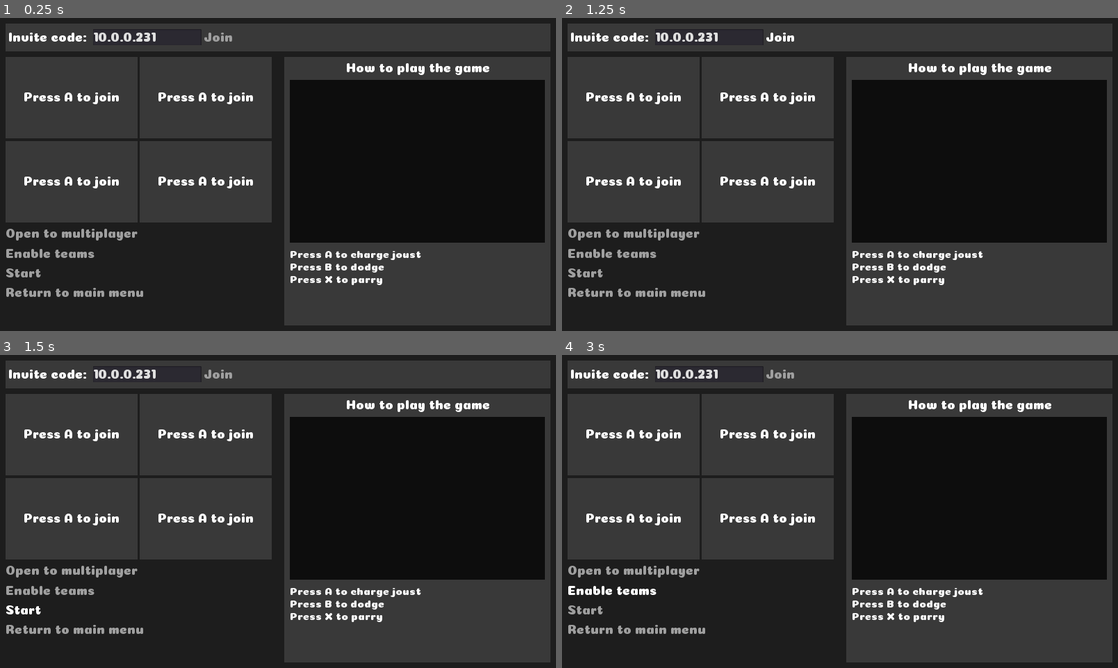
Above: before the commit, frames 1-4 (two rows, left to right).
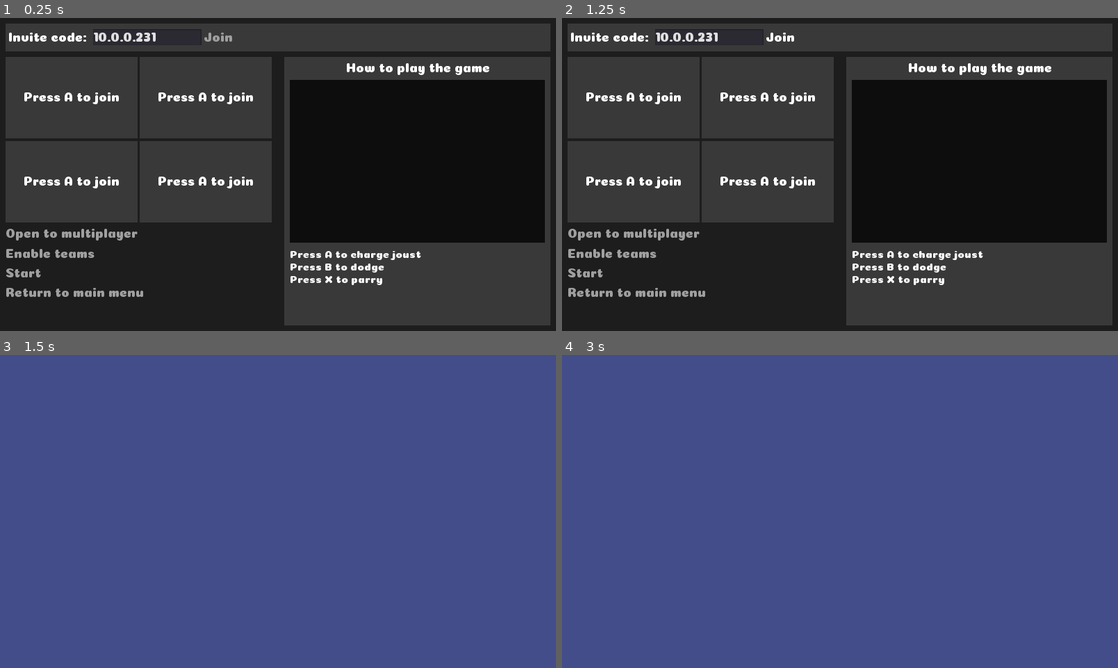
Above: after the commit, the same moments.

Repository: Lunatic-Games/turtle-jousting
Game: Godot game, scene res://ui/lobby/lobby.tscn
Same seed, same stepped clock (60 frames per second), same inputs: the game is played once before the commit and once after it.
Inputs (mouse positions are in pixels of both pictures, inside the frame that each line leads up to):
- Up to frame 1 (0.25 s): no input
- Up to frame 2 (1.25 s): click "Join" at 0.5 s
- Up to frame 3 (1.5 s): click "Start" at 1.25 s
- Up to frame 4 (3 s): click (584, 611) at 2 s, where only the run before the commit has a clickable "Start"; click (612, 592) at 2.75 s, where only the run before the commit has a clickable "Enable teams"

Frames 1-2 are identical in both runs. In frame 3, 100% of the frame differs, in the area x 0-100%, y 0-100%; in frame 4, 100%.

Commit message:
Connect via code

Diff:
--- a/ui/lobby/lobby.gd
+++ b/ui/lobby/lobby.gd
@@ -17,6 +17,7 @@
 # Keeps track of local players, player_number : device_id
 var local_players = {}
 
+var valid_code_regex = RegEx.new()
 
 # Setup
 func _ready():
@@ -25,6 +26,8 @@
 	_err = get_tree().connect("connected_to_server", self, "_connected_ok")
 	_err = get_tree().connect("connection_failed", self, "_connected_fail")
 	_err = get_tree().connect("server_disconnected", self, "_server_disconnected")
+	valid_code_regex.compile("^([a-zA-Z0-9]+)$")
+	print(IP.get_local_addresses())
 
 
 # Register new devices
@@ -85,8 +88,10 @@
 # Attempt to join using ip
 func _connect_to_server():
 	var ip = $CodeSection/HBoxContainer/CodeEditContainer/TextEdit.text
-	if ip == "":
+	if !valid_code_regex.search(ip):
+		print("Invalid code")
 		return
+	ip = _decode_code(ip)
 	var peer = NetworkedMultiplayerENet.new()
 	var result = peer.create_client(ip, DEFAULT_PORT)
 	if result == OK:
